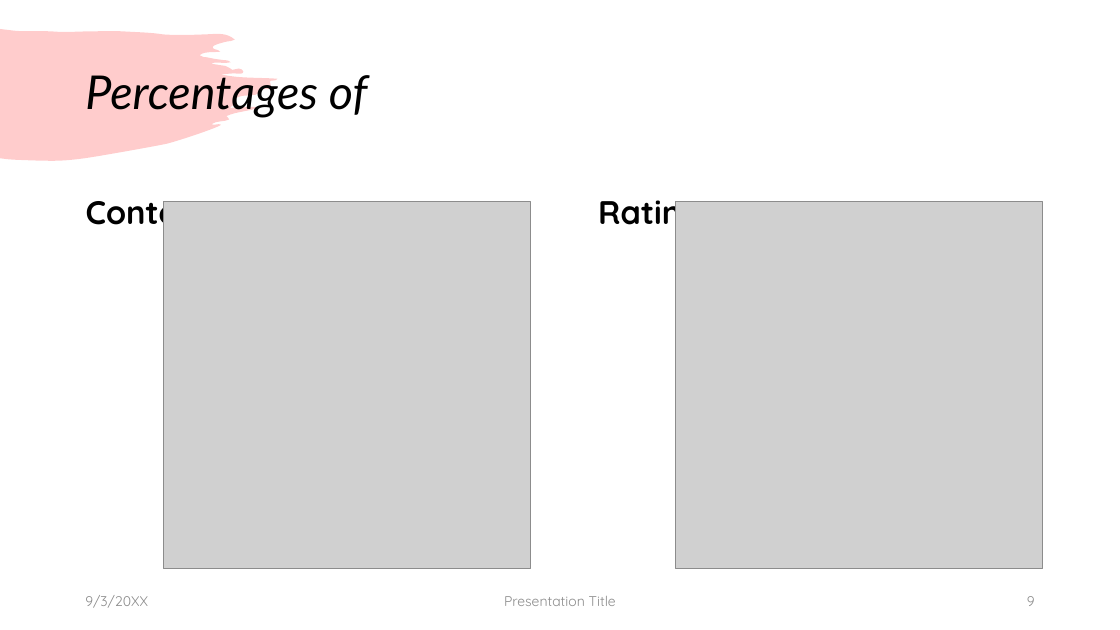
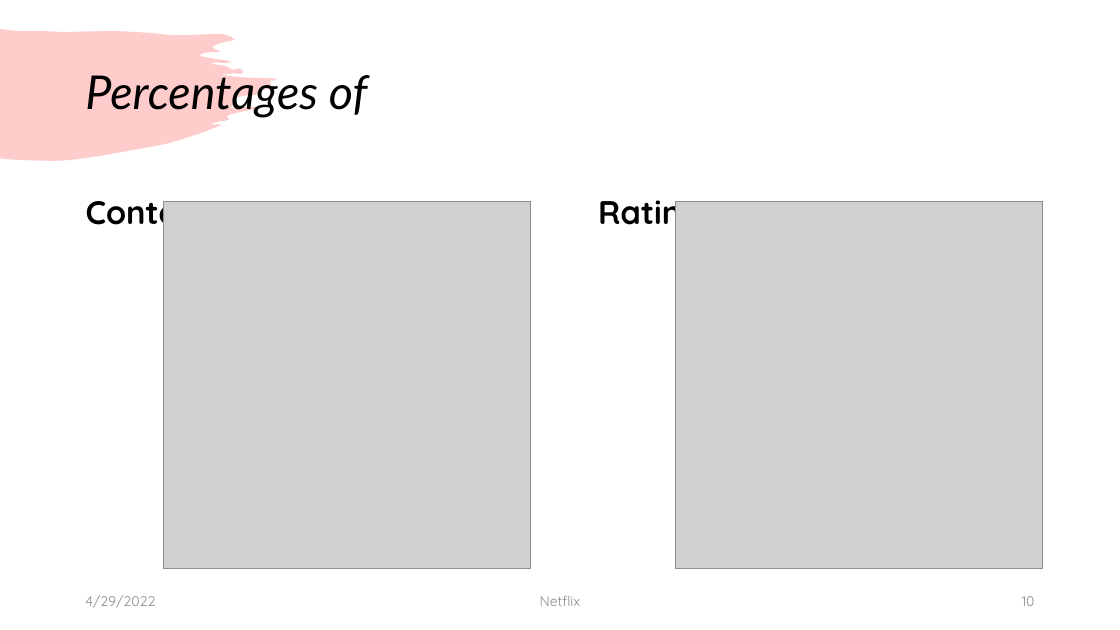
Before and after one commit to Kevinle76/NetFlix, a slide deck: slide 10 of Project_1.pptx (slide 9 before the commit). Drawn at 1120x630 pixels with LibreOffice and Linux fonts; fonts in the diff are those of the drawing; grey boxes stand for pictures. Boxes give left, top, right and bottom in pixels: in the first picture for what was removed or moved away, otherwise in the second. Text is boxed around its words. In the diff, an @@ line names an element or a change of style, - is before the commit and + after.

```diff
--- a/Project_1.pptx
+++ b/Project_1.pptx
@@ text at (85,595,155,608): text changed @@
-9/3/20XX
+4/29/2022
@@ text at (540,596,581,606): text changed @@
-Presentation Title
+Netflix
@@ page number at (1022,596,1035,606): text changed @@
-9
+10
```
Also in this commit, not shown: 2 other slides changed, 1 slide added, 5 other files.
